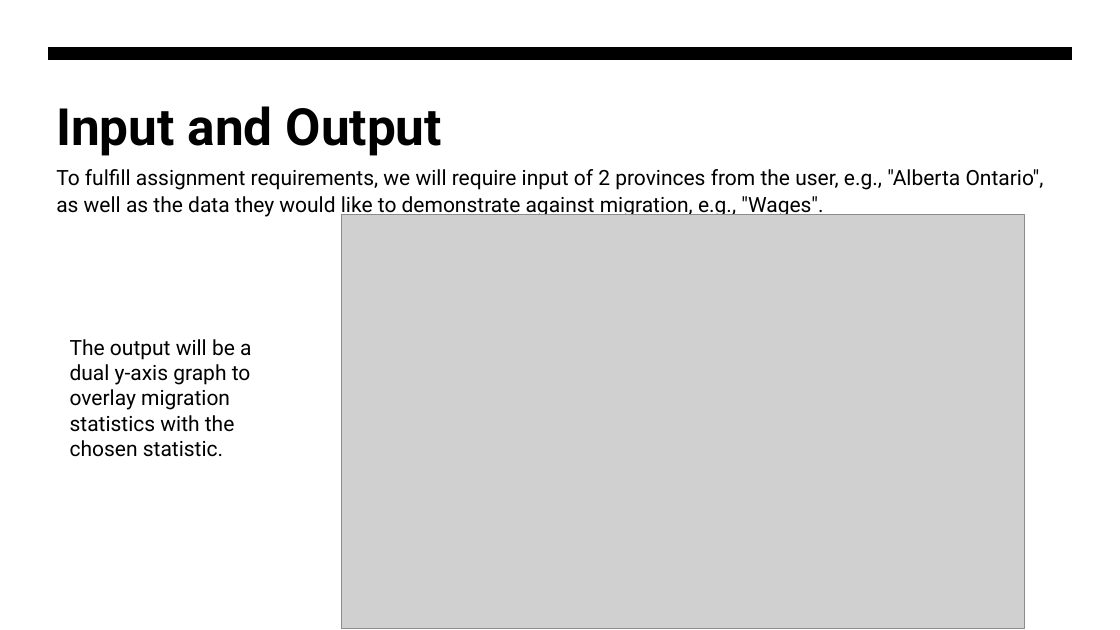
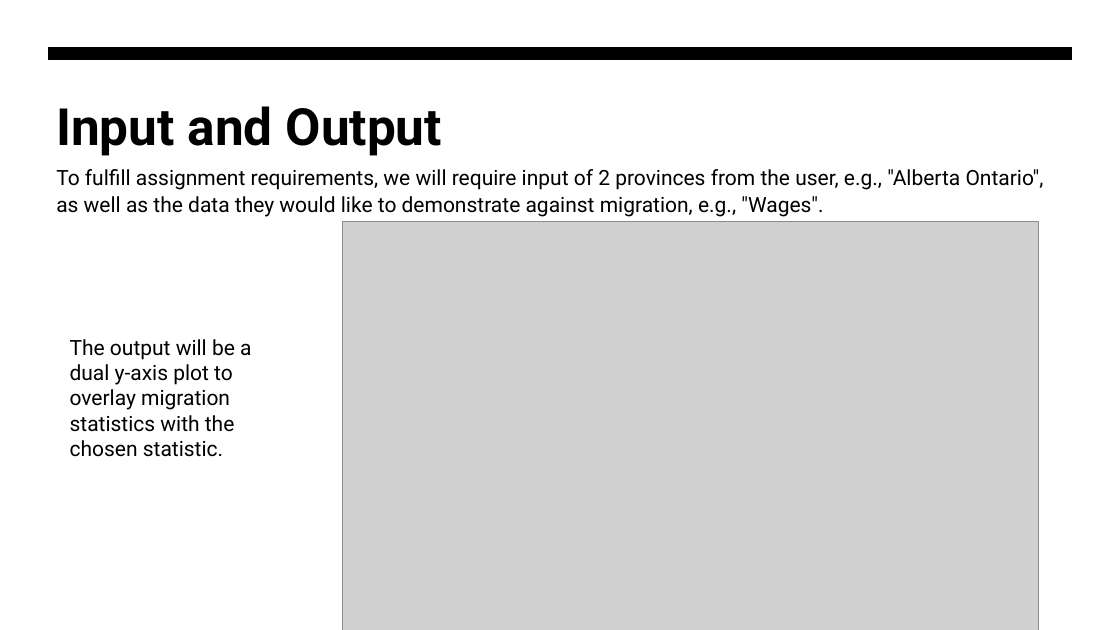
Before and after one commit to JZ-Zhou-UofC/ENSF-692-L01-Project-Repo-Group7, a slide deck: slide 4 of ENSF692_Project_Zhou_Shenfield_PPTX.pptx. Drawn at 1120x630 pixels with LibreOffice and Linux fonts; fonts in the diff are those of the drawing; grey boxes stand for pictures. Boxes give left, top, right and bottom in pixels: in the first picture for what was removed or moved away, otherwise in the second. Text is boxed around its words. In the diff, an @@ line names an element or a change of style, - is before the commit and + after.

Commit message:
final presentation

```diff
--- a/ENSF692_Project_Zhou_Shenfield_PPTX.pptx
+++ b/ENSF692_Project_Zhou_Shenfield_PPTX.pptx
@@ picture resized from (x1=341, y1=215, x2=1025, y2=629) to (x1=343, y1=222, x2=1038, y2=630) @@
@@ text at (x1=70, y1=339, x2=251, y2=457): text changed @@
-The output will be a dual y-axis graph to overlay migration statistics with the chosen statistic.
+The output will be a dual y-axis plot to overlay migration statistics with the chosen statistic.
```
Also in this commit, not shown: 1 slide added.
